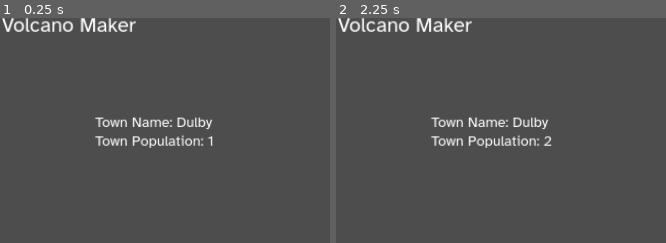
Above: before the commit, frames 1-2 (left to right).
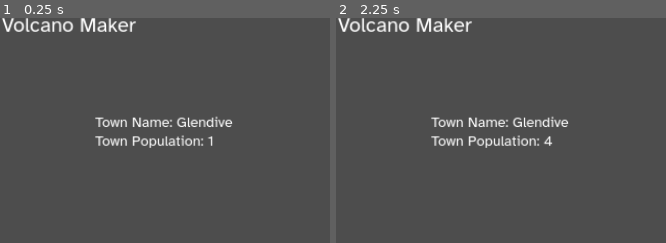
Above: after the commit, the same moments.

Repository: wycre/volcanomaker
Game: Godot game, scene res://Game.tscn
Two runs of this game, one before a commit and one after it. Both use one fixed random seed, a clock stepped at 60 frames per second and the inputs below.
Inputs:
- Up to frame 1 (0.25 s): no input
- Up to frame 2 (2.25 s): click "Lava" at 0.5 s; click "Lava" at 1.25 s; click "Lava" at 2 s
The pictures show only the part of the screen within x 50-100%, y 1-51%; the shares and areas given below are measured in that part.

The runs differ from the first frame. In frame 1, 0.4% of the frame differs, in the area x 53-71%, y 43-50%; in frame 2, 0.5%, in the area x 53-71%, y 43-57%.

Commit message:
redo town destruction and newspaper content

Diff:
--- a/Game.tscn
+++ b/Game.tscn
@@ -210,6 +210,11 @@
 theme_override_font_sizes/font_size = 35
 text = "1"
 
+[node name="Buildings" type="Control" parent="TownArea"]
+anchors_preset = 0
+offset_right = 40.0
+offset_bottom = 40.0
+
 [node name="Newspaper" type="Control" parent="."]
 visible = false
 layout_mode = 1
--- a/Scripts/Fluids.gd
+++ b/Scripts/Fluids.gd
@@ -66,11 +66,19 @@
 ]
 
 # Flavor text description of the fluid used in the newspaper
-static var fluid_descriptions = [
-	"Hot Lava",
-	"Green Acid",
-	"Goopy Chocolate Syrup",
-	"Sticky Molasses",
+# Format string filling options: {"name": "", "pop": ""}
+static var newspaper_body = [
+	"{name} has been destroyed after a terrible eruption of lava from the local volcano. Disaster response personell estimate that {pop} people have been impacted by this terrible disaster. Despite the risk, there is still a great deal of interest in the general public to move into {name}.",
+	"{name} was hit this week by an eruption of a disolving acid from the local volcano. There were many injuries and the disaster response team reports that {pop} citizens were impacted by this in some way. Efforts to calculate total loss of life and property damage are ongoing.",
+	"{name} was impacted by a particularly bizzare eruption from the local volcano today: Chocolate Syrup. There was minor damage to the town, but dieticians are concerned about an uptick in diabetes. Apparently, the citizens of {name} have decided to clean it up using their mouths!",
+	"The ground around {name} trembled today as the local volcano erupted a truly incredible amount of molasses. There was major damage to life and property as the sticky substance quickly cooled in our roads and living rooms. People and animals were stuck in the subsance like so many flies on sticky fly-paper.",
+]
+
+static var town_destruction = [
+	Severity.COMPLETE,
+	Severity.MODERATE,
+	Severity.MINOR,
+	Severity.MAJOR,
 ]
 
 
@@ -78,19 +86,9 @@
 Destruction Severity
 """
 enum Severity {
+	NONE,
 	MINOR,
-	MEDIUM,
+	MODERATE,
 	MAJOR,
+	COMPLETE,
 }
-
-static var eruption_descriptor = [
-	"minor",
-	"medium",
-	"massive"
-]
-
-static var town_impact = [
-	"incovenienced",
-	"soiled",
-	"destroyed",
-]
--- a/Scripts/TownController.gd
+++ b/Scripts/TownController.gd
@@ -1,4 +1,7 @@
 extends Control
+
+const Fluidslib = preload("res://Scripts/Fluids.gd")
+const Severity = Fluidslib.Severity
 
 var hut = preload("res://hut.tscn")
 var house = preload("res://house.tscn")
@@ -8,8 +11,8 @@
 const screenbottom = 755
 const screenright = 800
 
-var population: int = 1
-var pop_wave: int = 0
+var population: int = 2
+var pop_wave: int = 1
 
 var timer_active = true
 var timer: float = 0
@@ -37,28 +40,55 @@
 	$PopCount.text = str(population)
 
 	if (population - old_pop) >= 10:
-		print("Adding Tower")
 		add_tower()
 	elif (population - old_pop) >= 5:
-		print("Adding House")
 		add_house()
 	elif (population - old_pop) >= 1:
-		print("Adding Hut")
 		add_hut()
+
 
 
 func reset_pop():
 	# Reset population counting
 	population = 1
-	pop_wave = 0
+	pop_wave = 1
 	timer = 0
 	$PopCount.text = str(population)
 
 	# Reset building state
-	for building in get_children():
-		if building is Sprite2D:
-			building.queue_free()
+	for building in $Buildings.get_children():
+		building.queue_free()
 	add_hut()
+
+## Apply some damage to the town
+func damage_town(impact: Severity):
+	print(impact)
+
+	var all_buildings = $Buildings.get_children()
+	all_buildings.shuffle()
+
+	var old_wave = pop_wave
+
+	match impact:
+		Severity.NONE: pass # Do nothing
+		Severity.MINOR:
+			population = ceil(population * 0.75)
+			pop_wave = ceil(pop_wave * 0.75)
+		Severity.MODERATE:
+			population = ceil(population * 0.5)
+			pop_wave = ceil(pop_wave * 0.5)
+		Severity.MAJOR:
+			population = ceil(population * 0.25)
+			pop_wave = ceil(pop_wave * 0.25)
+		Severity.COMPLETE:
+			reset_pop()
+
+	var delta = old_wave - pop_wave
+	for i in delta:
+		all_buildings.pop_back().queue_free()
+
+	$PopCount.text = str(population)
+	timer = 0
 
 func add_hut():
 	var x = randi() % screenright
@@ -66,7 +96,7 @@
 	var instance = hut.instantiate()
 	instance.scale = building_scale
 	instance.position = pos
-	add_child(instance)
+	$Buildings.add_child(instance)
 
 func add_house():
 	var x = randi() % screenright
@@ -74,7 +104,7 @@
 	var instance = house.instantiate()
 	instance.scale = building_scale
 	instance.position = pos
-	add_child(instance)
+	$Buildings.add_child(instance)
 
 func add_tower():
 	var x = randi() % screenright
@@ -83,3 +113,4 @@
 	instance.scale = building_scale
 	instance.position = pos
 	add_child(instance)
+	$Buildings.add_child(instance)
--- a/Scripts/main.gd
+++ b/Scripts/main.gd
@@ -3,8 +3,11 @@
 const Fluidslib = preload("res://Scripts/Fluids.gd")
 const Fluids = Fluidslib.Fluids
 var fluid_names = Fluidslib.fluid_names
-var fluid_descriptions = Fluidslib.fluid_descriptions
-var eruption_descriptor = Fluidslib.eruption_descriptor
+var town_destruction = Fluidslib.town_destruction
+const Severity = Fluidslib.Severity
+
+
+var _fluid_type: Fluids
 
 var checkbox = preload("res://check_box.tscn")
 var button_group = preload("res://LavaTypeGroup.tres")
@@ -45,15 +48,15 @@
 func _on_radio_toggled(button_pressed, fluid_type: Fluids):
 	if button_pressed:
 		# Set Fluid Channel Colors
+		_fluid_type = fluid_type
 		$Volcano.change_fluid(fluid_type)
-
-		$Newspaper.set_text(fluid_type, randi() % eruption_descriptor.size())
+		$Newspaper.set_fluid_type(fluid_type)
 
 
 # Reset state to begining
 func _on_reset_button_pressed() -> void:
 
-	$Newspaper.visible = false
+	$Newspaper.hide_newspaper()
 	$Volcano.erupted = false
 
 	# Reset selection on all buttons
@@ -65,9 +68,8 @@
 
 
 	# Reset Town
-	$TownArea.reset_pop()
+	$TownArea.damage_town(town_destruction[_fluid_type])
 	$TownArea.timer_active = true
-	set_town_name()
 
 	# Add new button
 	if buttons.size() < fluid_names.size():
@@ -90,7 +92,8 @@
 	var name_file = FileAccess.open("res://Text/town-names.txt", FileAccess.READ)
 	while not name_file.eof_reached():
 		var line = name_file.get_line()
-		names.append(line)
+		if line != "": # ignore empty lines
+			names.append(line)
 	var chosen_name = names[randi() % names.size()]
 	$Newspaper.town_name = chosen_name
-	get_node("TownArea/TownName").text = "Town Name: " + chosen_name
+	$TownArea/TownName.text = "Town Name: " + chosen_name
--- a/Scripts/newspaper.gd
+++ b/Scripts/newspaper.gd
@@ -3,11 +3,10 @@
 const Fluidslib = preload("res://Scripts/Fluids.gd")
 const Fluids = Fluidslib.Fluids
 const Severity = Fluidslib.Severity
-var fluid_descriptions = Fluidslib.fluid_descriptions
-var eruption_descriptor = Fluidslib.eruption_descriptor
-var town_impact = Fluidslib.town_impact
+var newspaper_body = Fluidslib.newspaper_body
 
 var town_name: String
+var fluid_type: Fluids
 
 # Called when the node enters the scene tree for the first time.
 func _ready() -> void:
@@ -19,15 +18,12 @@
 	pass
 
 
-func set_text(fluid_type: Fluids, severity: Severity):
-	var headline = ""
-	headline += "    The town of " + town_name
-	headline += " has been " + town_impact[severity]
-	headline += " by a " + eruption_descriptor[severity]
-	if severity == Severity.MINOR:
-		headline += " sploot of "
-	else:
-		headline += " eruption of "
-	headline += fluid_descriptions[fluid_type]
-	$NewspaperText.text = headline
-	print(headline)
+func set_fluid_type(fluid: Fluids):
+	fluid_type = fluid
+
+func display_newspaper():
+	$NewspaperText.text = newspaper_body[fluid_type].format({"name": town_name, "pop": str(get_node("../TownArea").population)})
+	visible = true
+
+func hide_newspaper():
+	visible = false
--- a/Scripts/volcano.gd
+++ b/Scripts/volcano.gd
@@ -66,8 +66,7 @@
 	$RumblePlayer.stop()
 
 	# Display newspaper
-	var newspaper = get_node("../Newspaper")
-	newspaper.visible = true
+	get_node("../Newspaper").display_newspaper()
 
 	# Reset volcano appearance
 	$VolcanoAnimator.stop()
--- a/house.tscn
+++ b/house.tscn
@@ -2,5 +2,5 @@
 
 [ext_resource type="Texture2D" uid="uid://baicplmjx2qdg" path="res://Assets/Textures/House.png" id="1_mu1d8"]
 
-[node name="House" type="Sprite2D"]
+[node name="House" type="Sprite2D" groups=["TownBuildings"]]
 texture = ExtResource("1_mu1d8")
--- a/hut.tscn
+++ b/hut.tscn
@@ -2,5 +2,5 @@
 
 [ext_resource type="Texture2D" uid="uid://ceo70cjycugx2" path="res://Assets/Textures/Hut.png" id="1_0toij"]
 
-[node name="Hut" type="Sprite2D"]
+[node name="Hut" type="Sprite2D" groups=["TownBuildings"]]
 texture = ExtResource("1_0toij")
--- a/project.godot
+++ b/project.godot
@@ -27,6 +27,10 @@
 
 project/assembly_name="VolcanoMaker"
 
+[global_group]
+
+TownBuildings="Buildings in the town"
+
 [rendering]
 
 renderer/rendering_method="gl_compatibility"
--- a/tower.tscn
+++ b/tower.tscn
@@ -2,5 +2,5 @@
 
 [ext_resource type="Texture2D" uid="uid://coe00a5nekqhk" path="res://Assets/Textures/Tower.png" id="1_2sx37"]
 
-[node name="Tower" type="Sprite2D"]
+[node name="Tower" type="Sprite2D" groups=["TownBuildings"]]
 texture = ExtResource("1_2sx37")
